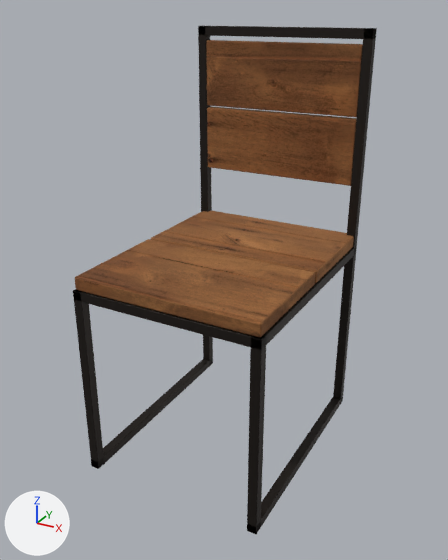
What one commit did to the glTF model models/chair-westmount.glb.
Before and after are seen from a camera (50 mm lens) standing at (0.575, -1.058, 0.918) and looking at (0.003, -0.019, 0.398). Every picture has the same lights, and +X, +Y and +Z are marked at lower left. The first picture is the older version. Where no turn or scale is listed for an object, it has been applied to the vertices. Vertices at exactly the same position are counted once.
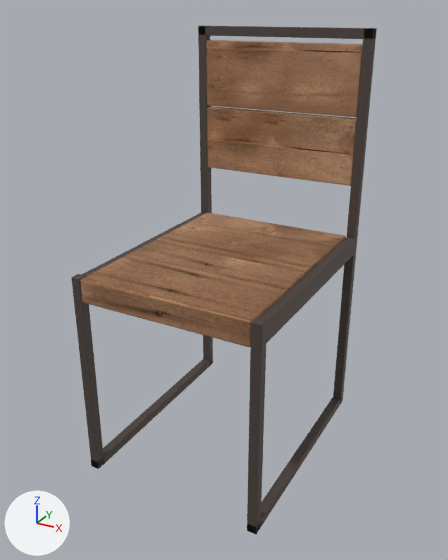
Where the newer file only moved an object's origin or applied its transform, the numbers keep the older frame.

What differs and where, as boxes [x1, y1, x2, y2] in the pictures (448 x 560 px; the box of a moved part takes in the faces that stretch with it):
'Mesh_0', surface changed, reshaped (lighter): before [75, 40, 363, 337]; after [80, 40, 363, 347]
'Mesh_1', reshaped: before [73, 26, 377, 534]; after [71, 26, 377, 534]
part 1 of me_mesh_1, added (mostly hidden): after [82, 213, 206, 276]
part 2 of me_mesh_1, added: after [259, 237, 355, 343]
part 3 of me_mesh_1, built on: before [73, 248, 355, 534]; after [71, 274, 267, 534]
part 4 of me_mesh_1, recoloured: [88, 26, 377, 534] in both
part 5 of me_mesh_0, moved or reshaped: before [75, 210, 354, 337]; after [80, 213, 346, 347]
part 6 of me_mesh_0, surface changed (lighter): before [75, 40, 363, 337]; after [80, 40, 363, 347]

What changed in the scene script:
```text
Change mat_fir:
    where n2 = _N.new('ShaderNodeMix'); n2.name = 'Mix'
    n2.inputs[7].default_value: (0.687, 0.352, 0.144, 1.0) -> (1.0, 0.694, 0.565, 1.0)  # 'B', orange #d8a06a -> 'B', beige #ffd9c6
Add mat_aged_iron_chair:
    mat_aged_iron_chair = principled_material('aged iron chair')
    mat_aged_iron_chair.base_color = (0.0953, 0.0723, 0.063)  # brown #574c47
    mat_aged_iron_chair.metallic = 0.35
    mat_aged_iron_chair.roughness = 0.6
Change me_mesh_1:
    used by ob_mesh_1; location = (0.0, 0.0, 0.44)
    remove me_mesh_1.from_pydata(...)  # 1260 vertices, 3004 faces; spans x -0.2..0.2, y -0.25..0.25, z -0.44..0.44
    add me_mesh_1.from_pydata(...)  # 1292 vertices, 2800 faces; spans x -0.2..0.2, y -0.25..0.25, z -0.44..0.44
    me_mesh_1 part 1: a new loose piece of 152 vertices spanning x -0.2..-0.18, y -0.23..0.23, z -0.035..0.005, in mat_aged_iron_chair (brown #574c47)
    me_mesh_1 part 2: a new loose piece of 152 vertices spanning x 0.18..0.2, y -0.23..0.23, z -0.035..0.005, in mat_aged_iron_chair (brown #574c47)
    me_mesh_1 part 3: 38 vertices moved from x -0.181..0.181, y -0.231..-0.23, z -0.019..-0.018 to x -0.181..0.181, y -0.231..-0.23, z 0.009..0.01; 386 vertices removed from x -0.2..0.2, y -0.25..0.24, z -0.038..-0.018; 114 vertices added at x -0.2..0.2, y -0.25..-0.23, z 0.009..0.01
    me_mesh_1 part 4: 1626 faces spanning x -0.2..0.2, y -0.25..0.25, z -0.44..0.44 switch from mat_aged_iron (black #2b2521) to mat_aged_iron_chair (brown #574c47)
    other edits to the shape of me_mesh_1 do not show in these pictures
Change me_mesh_0:
    used by ob_mesh_0; location = (0.0, 0.002, 0.636)
    remove me_mesh_0.from_pydata(...)  # 608 vertices, 1200 faces; spans x -0.197..0.197, y -0.248..0.248, z -0.214..0.214
    add me_mesh_0.from_pydata(...)  # 608 vertices, 1200 faces; spans x -0.18..0.18, y -0.251..0.248, z -0.236..0.214
    me_mesh_0 part 5: 304 of 608 vertices moved; they spanned x -0.197..0.197, y -0.248..0.245, z -0.214..-0.186 and now span x -0.18..0.18, y -0.251..0.226, z -0.236..-0.186; mean shift (0.0, -0.011, -0.011); largest move (-0.196, 0.244, -0.211) -> (-0.179, 0.225, -0.233)
    me_mesh_0 part 6: texture (UV) coordinates of 1200 of 1200 faces, centred in x -0.197..0.197, y -0.248..0.248, z -0.214..0.214, changed; they spanned u 2.38..10.01, v -8.83..0.85 and now span u 0.22..4.18, v -9.07..-0.57
```
